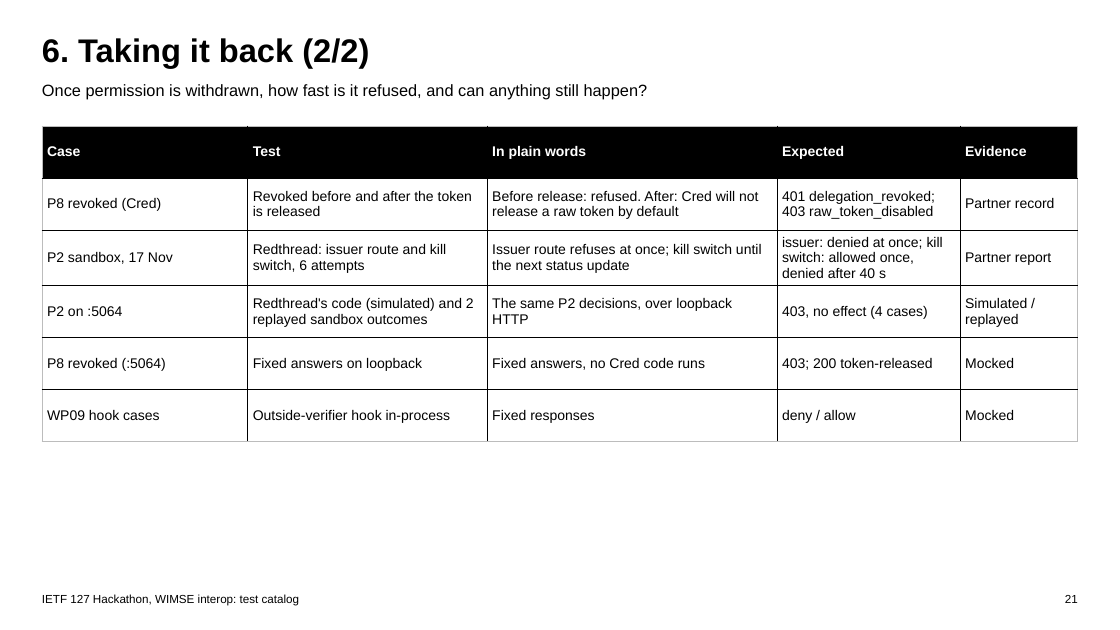
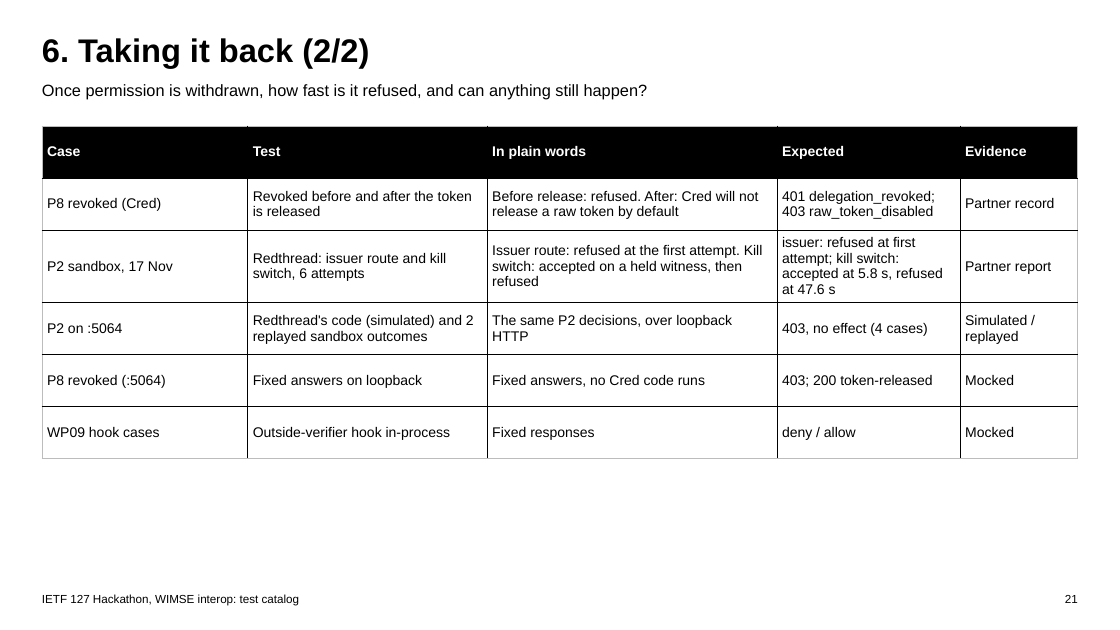
Before and after one commit to apelov/IETF127-Hackathon-AI2II-WIMSE, a slide deck: slide 21 of IETF127_WIMSE_Test_Catalog.pptx. Drawn at 1120x630 pixels with LibreOffice and Linux fonts; fonts in the diff are those of the drawing. Boxes give left, top, right and bottom in pixels: in the first picture for what was removed or moved away, otherwise in the second. Text is boxed around its words. In the diff, an @@ line names an element or a change of style, - is before the commit and + after.

```diff
--- a/IETF127_WIMSE_Test_Catalog.pptx
+++ b/IETF127_WIMSE_Test_Catalog.pptx
@@ table at [42, 126, 1078, 444] @@
-row 3, column 3: Issuer route refuses at once; kill switch until the next status update
+row 3, column 3: Issuer route: refused at the first attempt. Kill switch: accepted on a held witness, then refused
-row 3, column 4: issuer: denied at once; kill switch: allowed once, denied after 40 s
+row 3, column 4: issuer: refused at first attempt; kill switch: accepted at 5.8 s, refused at 47.6 s
```
Also in this commit, not shown: 1 other slide changed, 10 other files.
